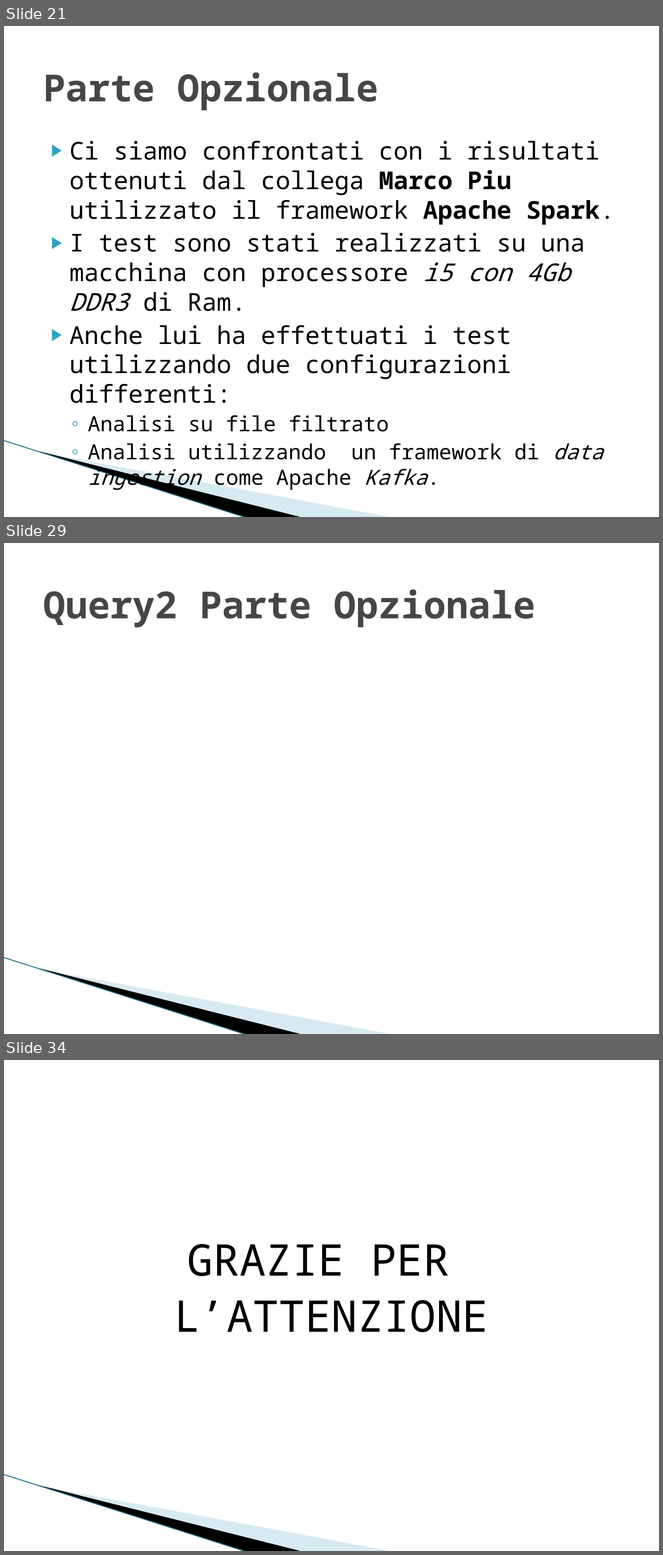
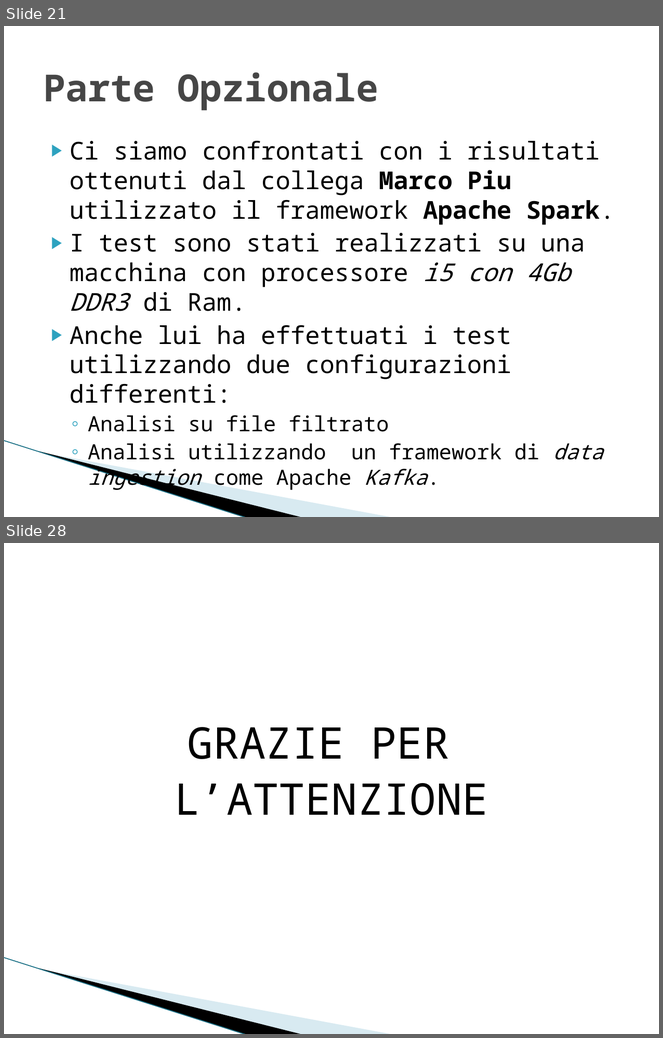
Before and after one commit to alexiey91/Flink, a slide deck: SABD2.pptx. Shown one above the other, each under a label of ours: slides 21, 29 and 34 before the commit, slides 21 and 28 after it; the slides between them are not shown. The pictures are 663x1555 and 663x1038 pixels, drawn with LibreOffice and Linux fonts; fonts in the diff are those of the drawing; background and template pictures are left out. Boxes give left, top, right and bottom in pixels: in the first picture for what was removed or moved away, otherwise in the second. Text is boxed around its words. In the diff, an @@ line names an element or a change of style, - is before the commit and + after.

Commit message:
parte opzionale

```diff
--- a/SABD2.pptx
+++ b/SABD2.pptx
@@ slide 29 removed at box(4, 543, 659, 1034), background #FFFFFF; not listed: 3 template elements that a slide beside it also shows @@
@@ title removed at box(43, 589, 535, 628) @@
-Query2 Parte Opzionale
@@ what was slide 34 is now slide 28 @@
```
Also in this commit, not shown: 12 slides changed, 5 other slides removed.
